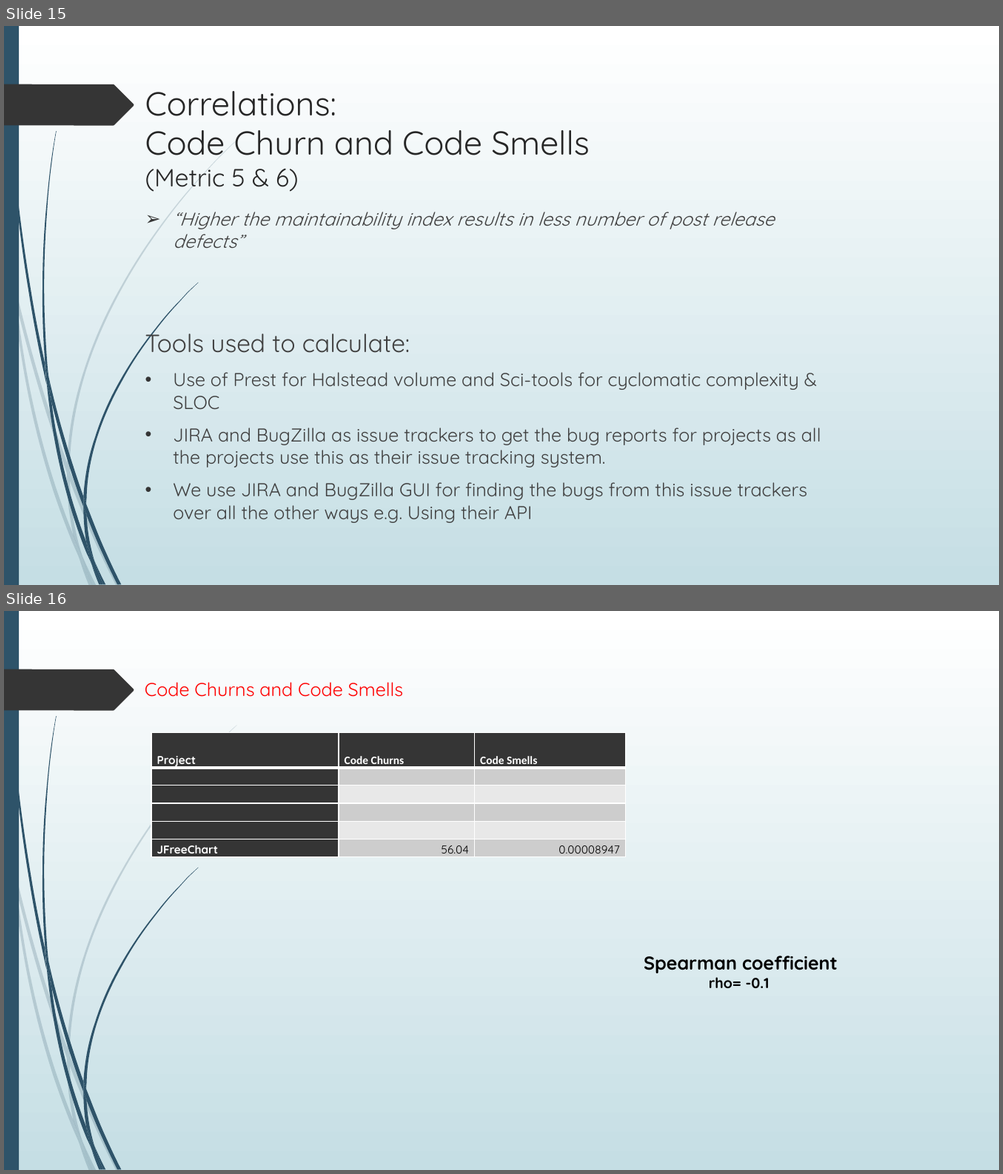
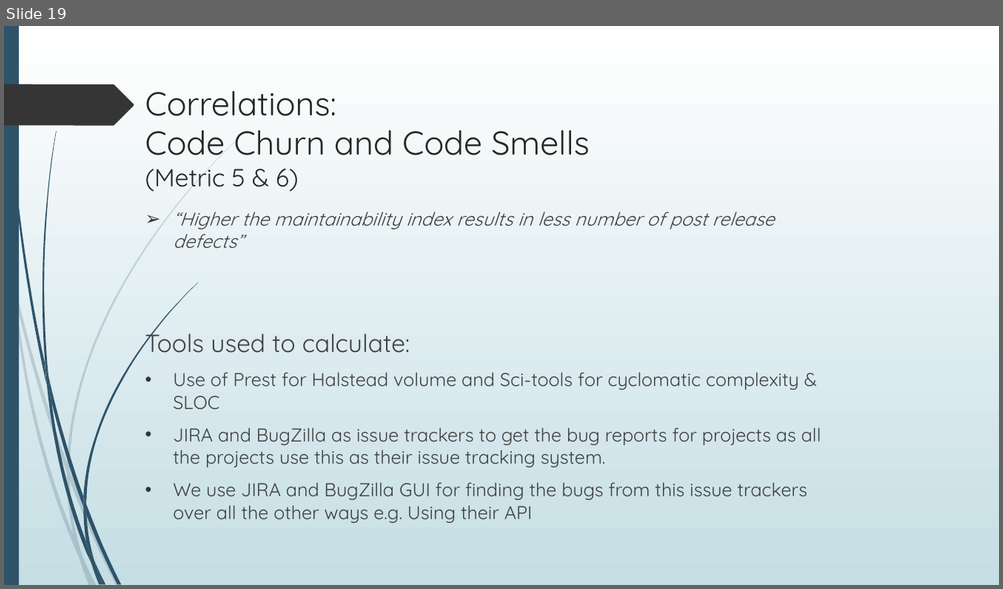
Before and after one commit to Shivamnautiyal20/SOEN6611_Project_Group_C, a slide deck: Documents/TeamC-Project presentation-SOEN 6611 .pptx. Shown one above the other, each under a label of ours: slides 15 and 16 before the commit, slide 19 after it. The pictures are 1003x1174 and 1003x589 pixels, drawn with LibreOffice and Linux fonts; fonts in the diff are those of the drawing. Boxes give left, top, right and bottom in pixels: in the first picture for what was removed or moved away, otherwise in the second. Text is boxed around its words. In the diff, an @@ line names an element or a change of style, - is before the commit and + after.

Commit message:
Updated ppt with JFree chart data

```diff
--- a/Documents/TeamC-Project presentation-SOEN 6611 .pptx
+++ b/Documents/TeamC-Project presentation-SOEN 6611 .pptx
@@ slide 16 removed at [4,611,999,1170], background gradient #FFFFFF to #C5DEE5; not listed: 24 template elements that a slide beside it also shows @@
@@ text removed at [145,682,404,697] @@
-Code Churns and Code Smells
@@ table removed at [151,732,625,860], 6 rows, 3 columns @@
-Project | Code Churns | Code Smells
- |  | 
- |  | 
- |  | 
- |  | 
-JFreeChart | 56.04 | 0.00008947
@@ text removed at [643,956,837,988] @@
-Spearman coefficient
-rho= -0.1
@@ what was slide 15 is now slide 19 @@
```
Also in this commit, not shown: 3 slides changed, 6 slides added, 1 other slide removed, 3 other files.
